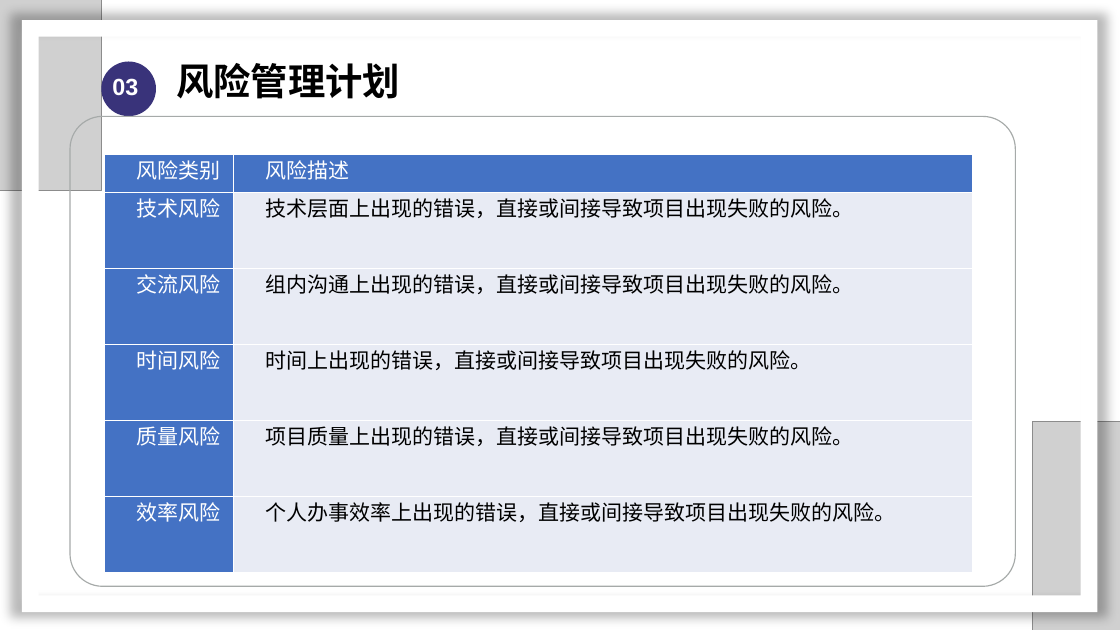
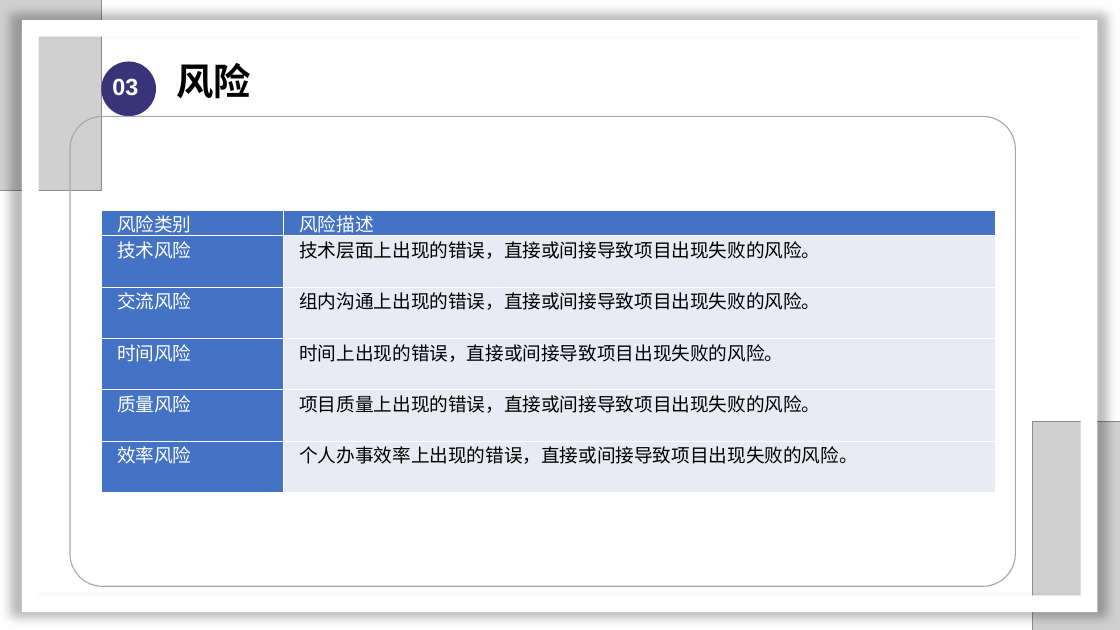
Before and after one commit to SarielX98/PRD2018G14, a slide deck: slide 39 of 受控文档/PPT/PRD2018-G14-软件需求工程审核PPT.pptx (slide 41 before the commit). Drawn at 1120x630 pixels with LibreOffice and Linux fonts; fonts in the diff are those of the drawing; grey boxes stand for pictures; background and template pictures are left out. Boxes give left, top, right and bottom in pixels: in the first picture for what was removed or moved away, otherwise in the second. Text is boxed around its words. In the diff, an @@ line names an element or a change of style, - is before the commit and + after.

```diff
--- a/受控文档/PPT/PRD2018-G14-软件需求工程审核PPT.pptx
+++ b/受控文档/PPT/PRD2018-G14-软件需求工程审核PPT.pptx
@@ text at [176, 63, 251, 99]: text changed @@
-风险管理计划
+风险
@@ table at [102, 210, 996, 492] @@
@@ size 18 to 16 pt, font Times New Roman to Noto Sans CJK SC @@
@@ indent changed @@
@@ table: place and size @@
-table at [104, 154, 973, 573]
+table at [102, 210, 996, 492]
```
Also in this commit, not shown: 20 other slides changed, 12 slides added, 22 slides removed.
